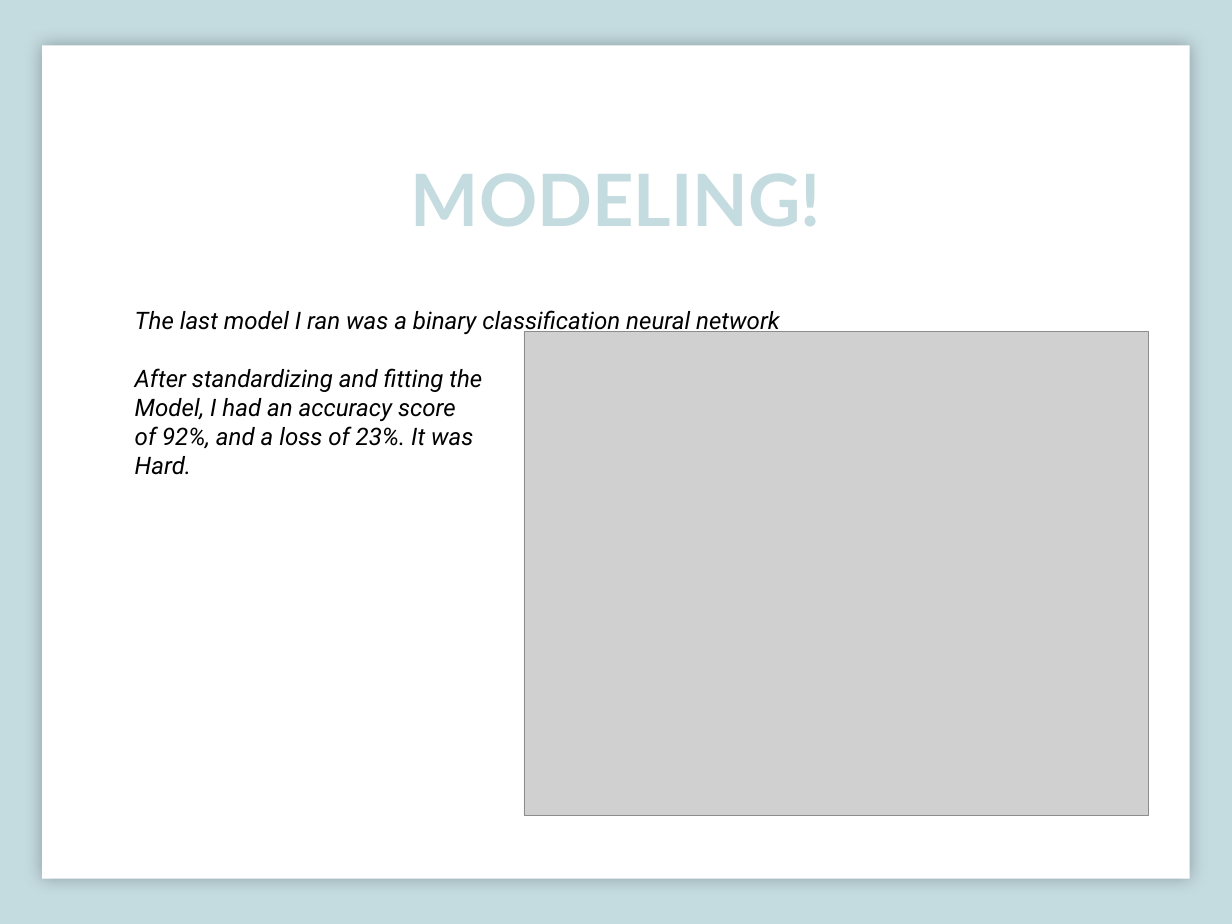
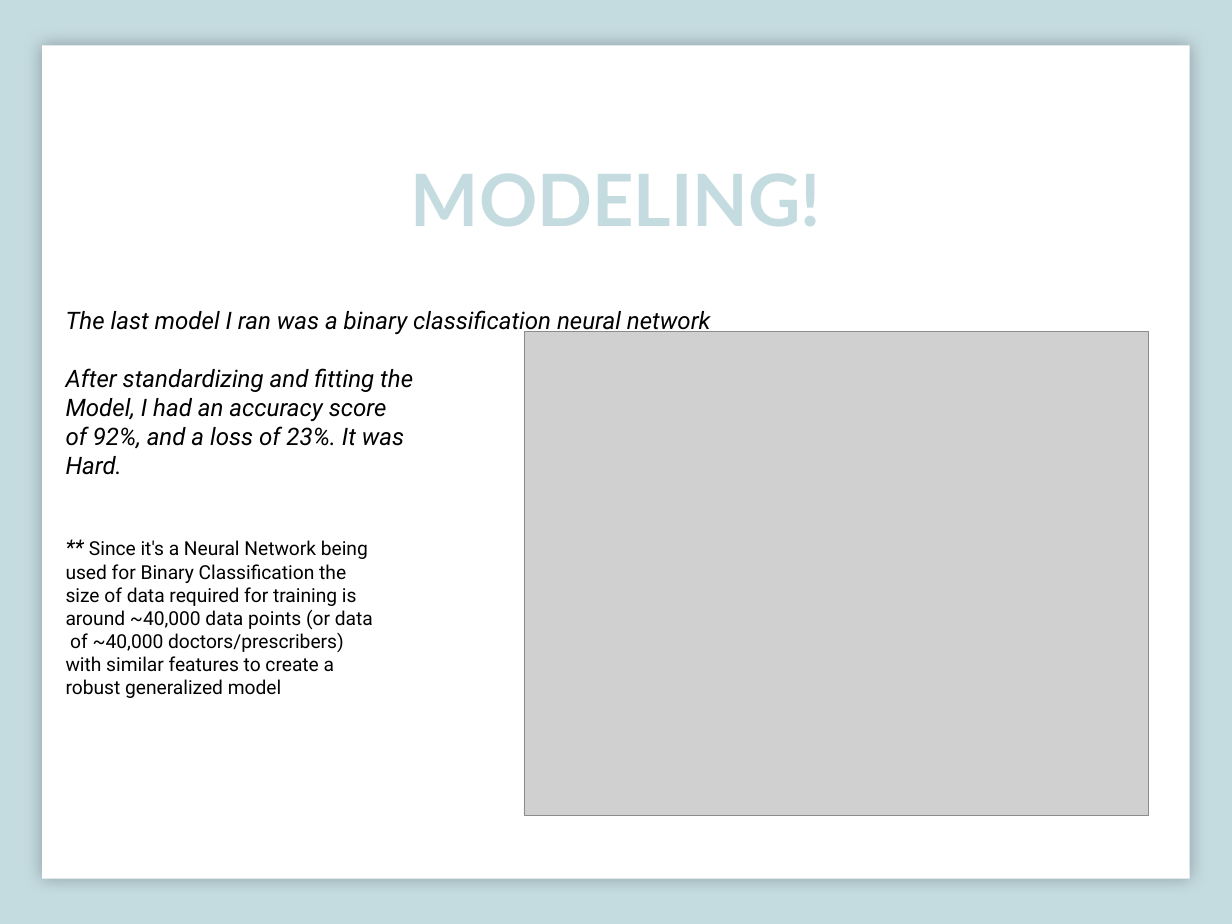
Before and after one commit to rajpatel84/capstone, a slide deck: slide 16 of Capstone.pptx. Drawn at 1232x924 pixels with LibreOffice and Linux fonts; fonts in the diff are those of the drawing; grey boxes stand for pictures. Boxes give left, top, right and bottom in pixels: in the first picture for what was removed or moved away, otherwise in the second. Text is boxed around its words. In the diff, an @@ line names an element or a change of style, - is before the commit and + after.

```diff
--- a/Capstone.pptx
+++ b/Capstone.pptx
@@ text "The last model I ran ...": place and size @@
-text "The last model I ran ..." at <box>135,310,780,475</box>
+text "The last model I ran ..." at <box>66,310,711,698</box>
@@ text at <box>66,540,373,698</box>: paragraphs added @@
+** Since it's a Neural Network being
+used for Binary Classification the
+size of data required for training is
+around ~40,000 data points (or data
+of ~40,000 doctors/prescribers)
+with similar features to create a
+robust generalized model
```
Also in this commit, not shown: 1 other slide changed.
